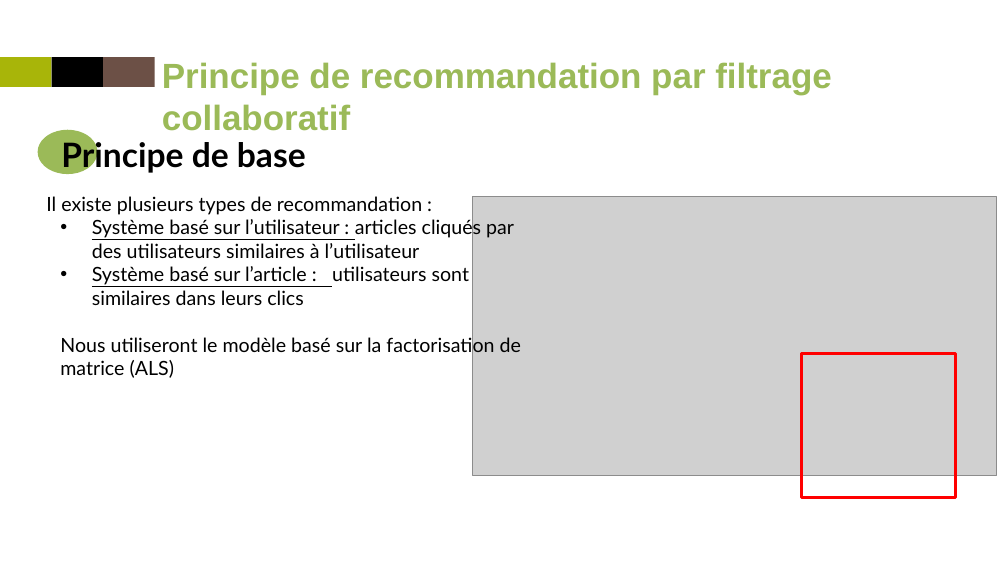
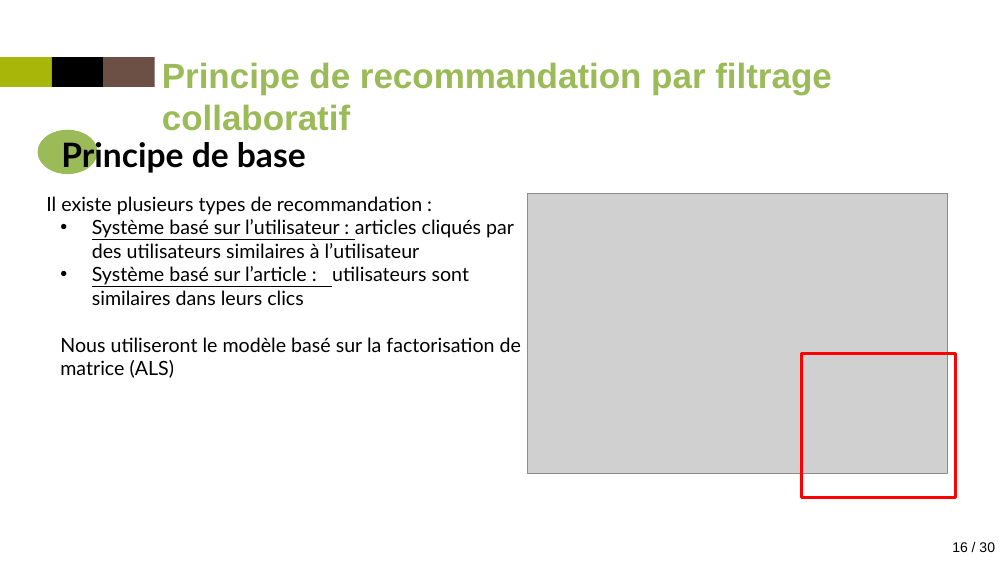
Before and after one commit to Trilian/projet9, a slide deck: slide 16 of P9_presentation.pptx. Drawn at 1008x567 pixels with LibreOffice and Linux fonts; fonts in the diff are those of the drawing; grey boxes stand for pictures. Boxes give left, top, right and bottom in pixels: in the first picture for what was removed or moved away, otherwise in the second. Text is boxed around its words. In the diff, an @@ line names an element or a change of style, - is before the commit and + after.

```diff
--- a/P9_presentation.pptx
+++ b/P9_presentation.pptx
@@ picture: place and size @@
-picture at [473, 197, 996, 476]
+picture at [527, 194, 948, 474]
@@ page number added at [937, 542, 995, 552], 10 pt, text #000000 @@
+1616 / 30
```
Also in this commit, not shown: 24 other slides changed, 1 slide removed, 36 other files.
